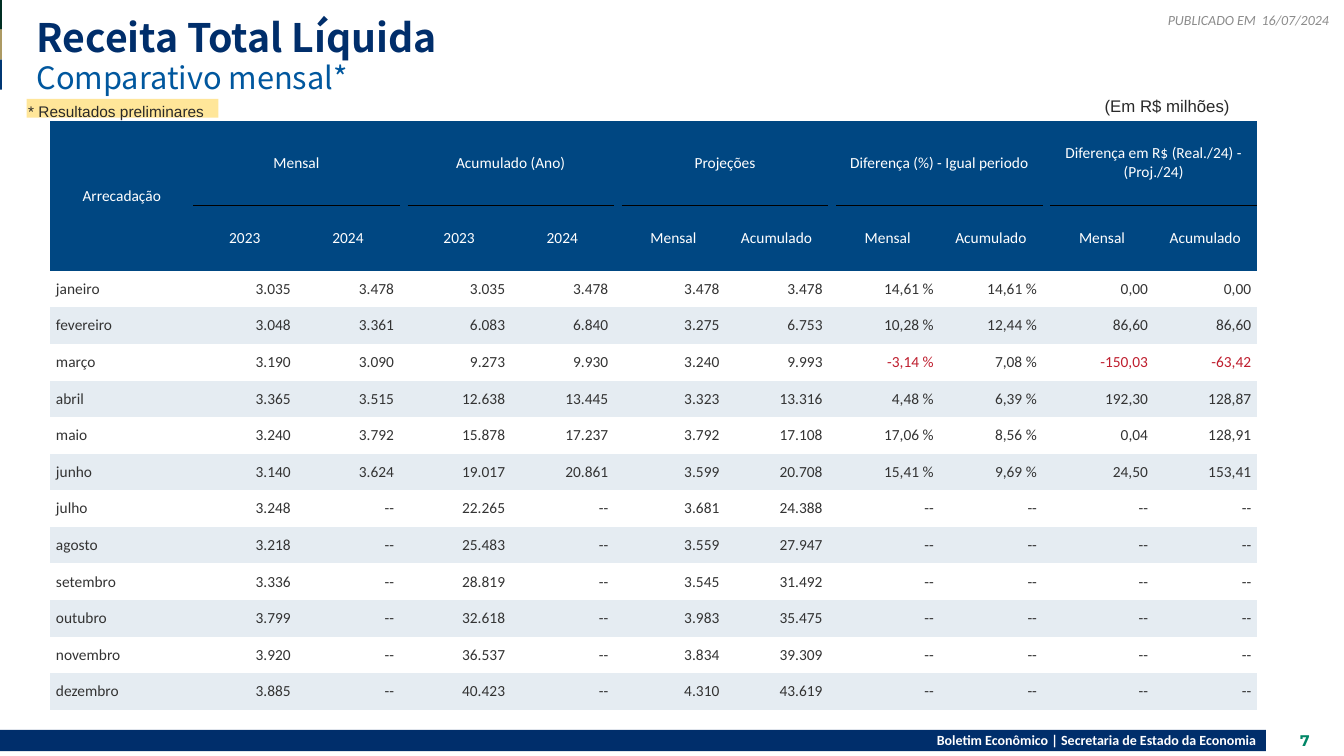
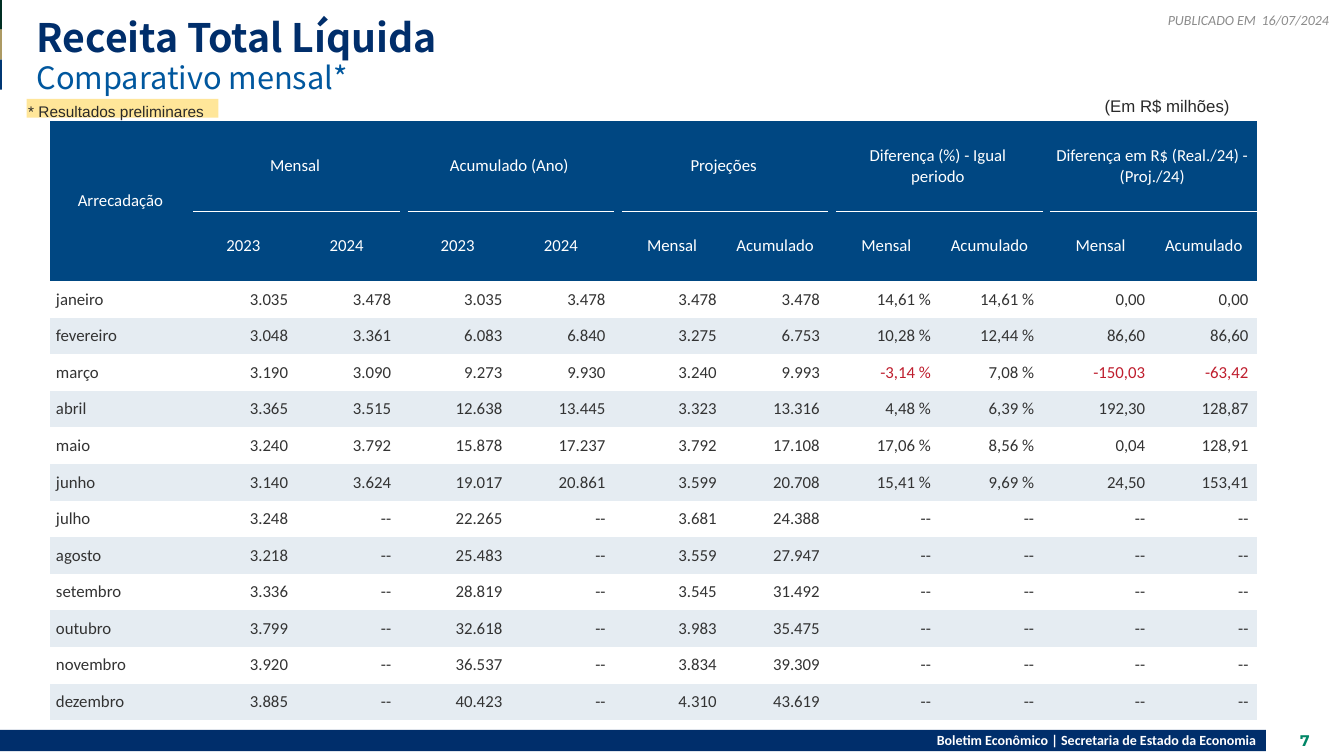
Before and after one commit to raphaellima1/Relatorio_receita, a slide deck: slide 7 of 2024-07-16V2.pptx. Drawn at 1344x756 pixels with LibreOffice and Linux fonts; fonts in the diff are those of the drawing. Boxes give left, top, right and bottom in pixels: in the first picture for what was removed or moved away, otherwise in the second. Text is boxed around its words. In the diff, an @@ line names an element or a change of style, - is before the commit and + after.

```diff
--- a/2024-07-16V2.pptx
+++ b/2024-07-16V2.pptx
@@ table at box(50, 121, 1254, 711) @@
@@ size 11 to 12 pt @@
@@ borders changed @@
```
Also in this commit, not shown: 4 other slides changed, 3 slides added, 14 other files.
